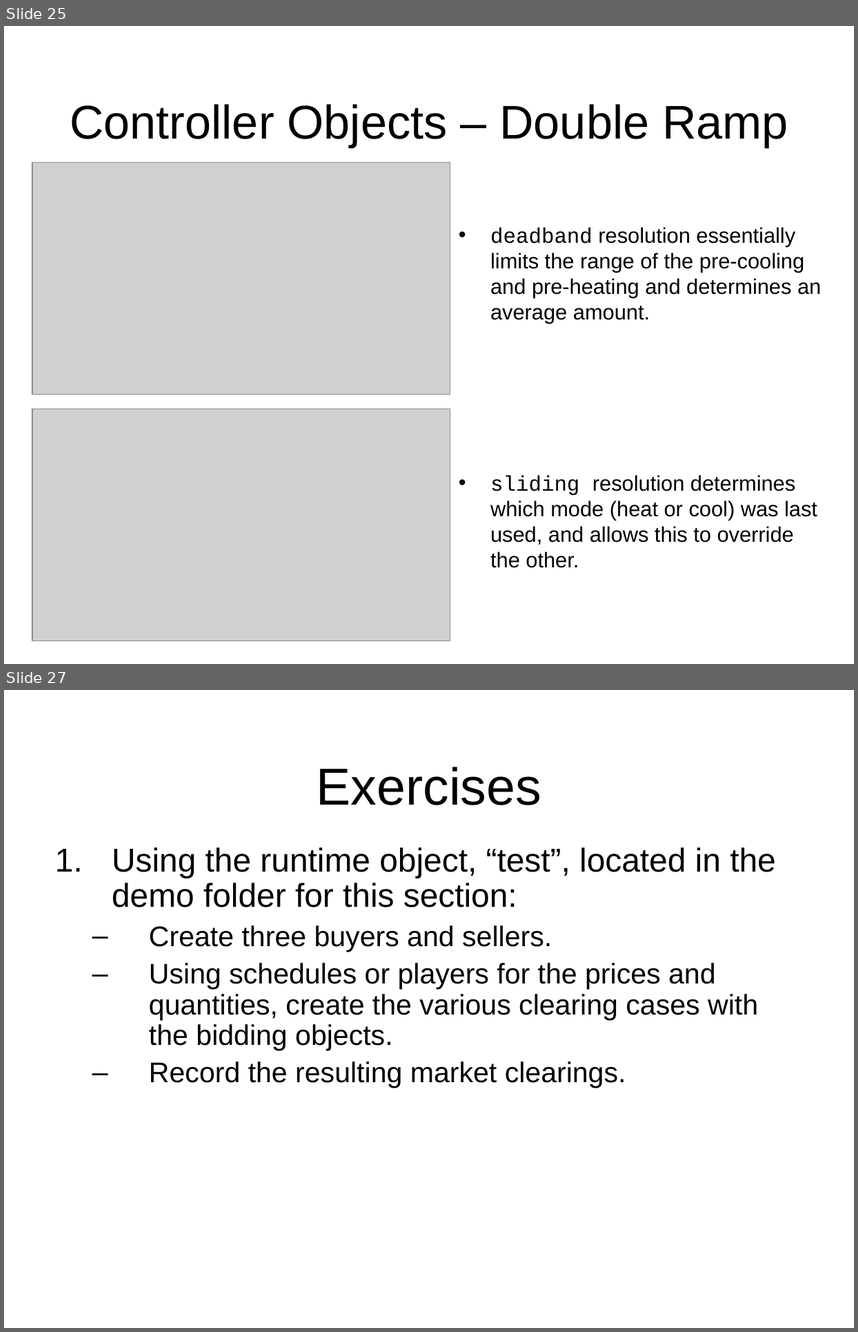
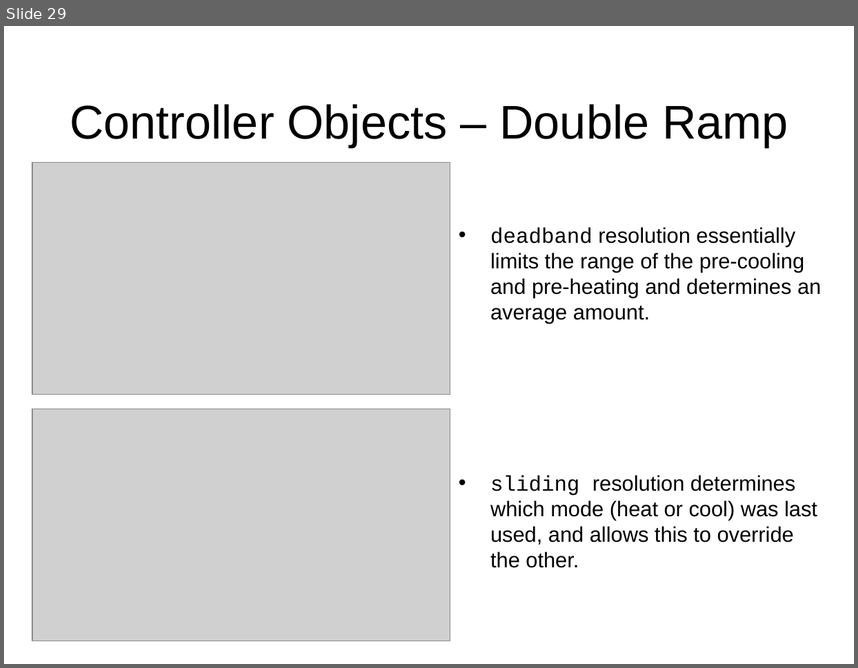
Before and after one commit to gridlab-d/course, a slide deck: FourDayCourse/5.1 - Market Module.ppt. Shown one above the other, each under a label of ours: slides 25 and 27 before the commit, slide 29 after it; the slides between them are not shown. The pictures are 858x1332 and 858x668 pixels, drawn with LibreOffice and Linux fonts; fonts in the diff are those of the drawing; grey boxes stand for pictures; background and template pictures are left out. Boxes give left, top, right and bottom in pixels: in the first picture for what was removed or moved away, otherwise in the second. Text is boxed around its words. In the diff, an @@ line names an element or a change of style, - is before the commit and + after.

Commit message:
Additional market examples and finished slides.

```diff
--- a/FourDayCourse/5.1 - Market Module.ppt
+++ b/FourDayCourse/5.1 - Market Module.ppt
@@ slide 27 removed at (x1=4, y1=690, x2=854, y2=1328), background picture (left out) @@
@@ title removed at (x1=317, y1=767, x2=542, y2=805) @@
-Exercises
@@ text removed at (x1=112, y1=847, x2=776, y2=1088) @@
-1. Using the runtime object, “test”, located in the demo folder for this section:
-  – Create three buyers and sellers.
-  – Using schedules or players for the prices and quantities, create the various clearing cases with the bidding objects.
-  – Record the resulting market clearings.
@@ what was slide 25 is now slide 29 @@
```
Also in this commit, not shown: 5 slides changed, 6 slides added, 13 other files.
